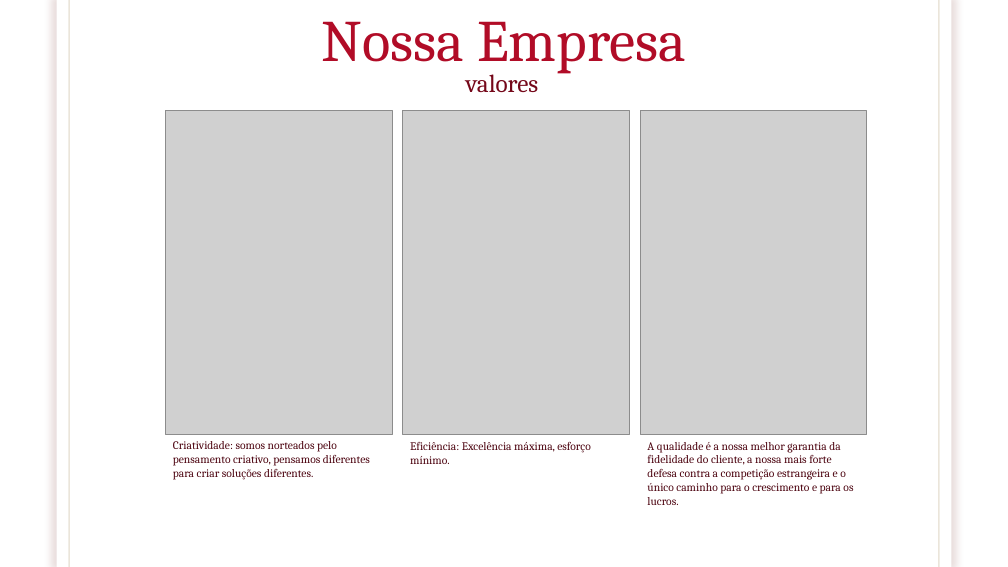
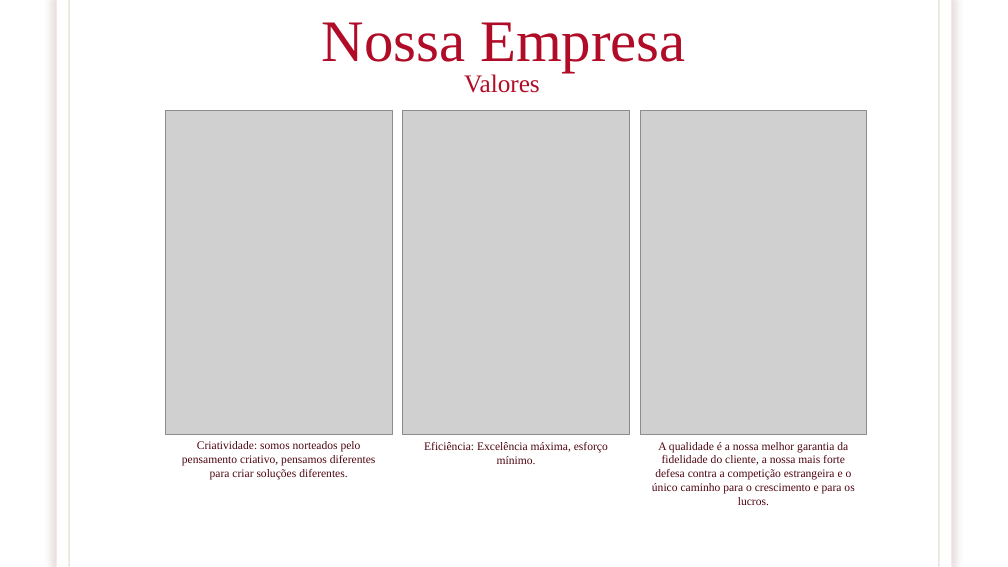
Before and after one commit to DavidRafaelDev/Grupo08ADSB, a slide deck: slide 9 of apresentação projeto P.I.pptx. Drawn at 1008x567 pixels with LibreOffice and Linux fonts; fonts in the diff are those of the drawing; grey boxes stand for pictures; background and template pictures are left out. Boxes give left, top, right and bottom in pixels: in the first picture for what was removed or moved away, otherwise in the second. Text is boxed around its words. In the diff, an @@ line names an element or a change of style, - is before the commit and + after.

```diff
--- a/apresentação projeto P.I.pptx
+++ b/apresentação projeto P.I.pptx
@@ title "Nossa Empresa" at (322,22,686,72): font Cambria to Times New Roman @@
@@ subtitle at (464,74,540,93): text changed; font Cambria to Times New Roman; text colour #75081A to #B10C27 @@
-valores
+Valores
@@ font Cambria to Times New Roman; alignment left to centre in 3 elements at (182,441,376,480), (424,442,608,464), (652,442,854,505) @@
```
Also in this commit, not shown: 11 other slides changed.
